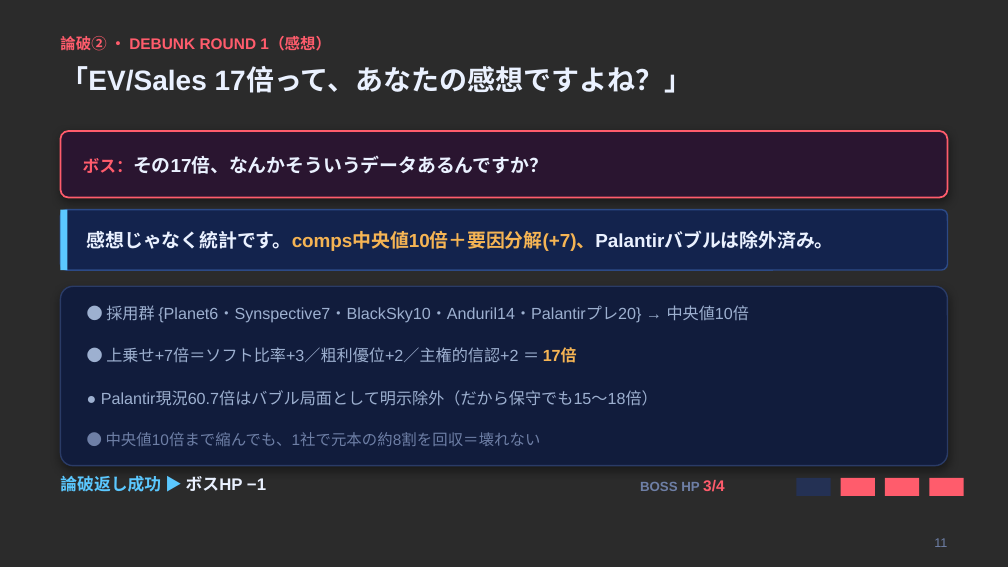
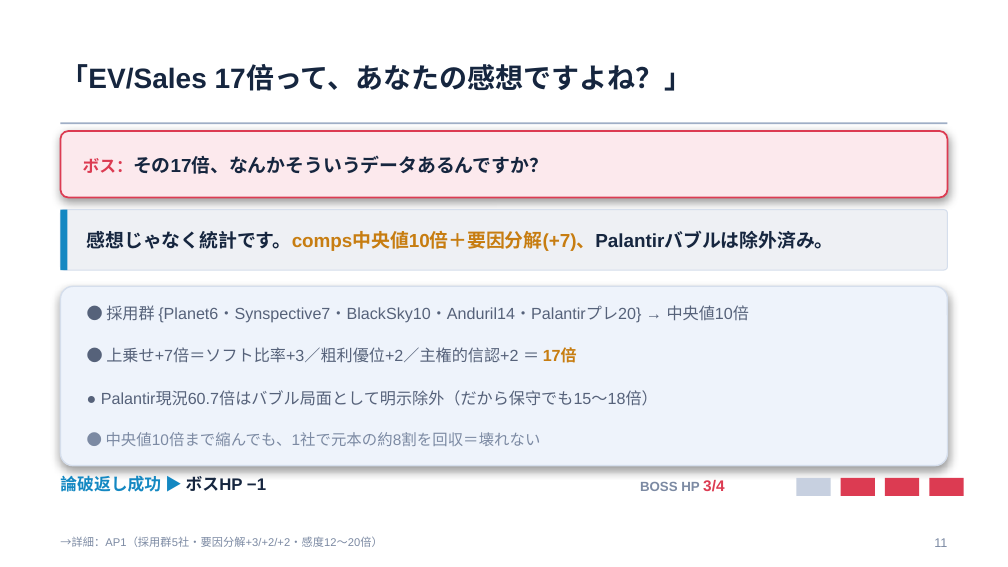
Before and after one commit to Hiroyuki-01/identity_academy_vc, a slide deck: slide 14 of outputs/05_発表スライド.pptx (slide 12 before the commit). Drawn at 1008x567 pixels with LibreOffice and Linux fonts; fonts in the diff are those of the drawing; background and template pictures are left out; a plain dark background stands for a picture behind light text. Boxes give left, top, right and bottom in pixels: in the first picture for what was removed or moved away, otherwise in the second. Text is boxed around its words. In the diff, an @@ line names an element or a change of style, - is before the commit and + after.

```diff
--- a/outputs/05_発表スライド.pptx
+++ b/outputs/05_発表スライド.pptx
@@ background picture (left out) to #FFFFFF @@
@@ text "「EV/Sales 17倍って、あなたの感想ですよね？」" at bbox=[60, 64, 692, 91]: text colour #EAF1FF to #16263F; vertical alignment top to middle @@
@@ text removed at bbox=[60, 36, 331, 51] @@
-論破② ・ DEBUNK ROUND 1（感想）
@@ rounded rectangle at bbox=[60, 131, 948, 198]: fill #2A1530 to #FCE9ED; outline #FF5C6C 1.25 pt to #DC3B52 1.25 pt @@
@@ rectangle added at bbox=[60, 123, 948, 125], fill #9FAEC6 @@
@@ text "ボス：その17倍、なんかそういうデータあるんですか？" at bbox=[83, 156, 548, 174]: text colour #FF5C6C to #DC3B52, text colour #EAF1FF to #16263F in "ボス：その17倍、なんかそういうデータあるんですか？" @@
@@ rounded rectangle at bbox=[60, 210, 948, 270]: fill #13234D to #EEF0F4; outline #2C4A86 1 pt to #D5DEEC 0.75 pt; proportions changed @@
@@ rectangle at bbox=[60, 210, 68, 270]: fill #5BC8FF to #1488C2 @@
@@ text "感想じゃなく統計です。comps中央値10倍＋要因分解(+7)、Palantirバブルは除外済み。" at bbox=[87, 230, 834, 251]: text colour #EAF1FF to #16263F, text colour #F5B454 to #C77D11 in "感想じゃなく統計です。comps中央値10倍＋要因分解(+7)、Palantirバブルは除外済み。" @@
@@ rounded rectangle at bbox=[60, 286, 948, 466]: fill #111C3C to #EEF3FB; outline #2A3B66 1 pt to #D5DEEC 1 pt @@
@@ text "● 採用群 {Planet6・Synspective7・BlackSky10・Anduril14・Palantirプレ2 ..." at bbox=[106, 305, 749, 323]: text colour #9DB0D0 to #56627A @@
@@ text "● 上乗せ+7倍＝ソフト比率+3／粗利優位+2／主権的信認+2 ＝ 17倍" at bbox=[106, 347, 577, 363]: text colour #9DB0D0 to #56627A; text colour #F5B454 to #C77D11 in "17倍" @@
@@ text "● Palantir現況60.7倍はバブル局面として明示除外（だから保守でも15〜18倍）" at bbox=[101, 391, 658, 406]: text colour #9DB0D0 to #56627A @@
@@ text "● 中央値10倍まで縮んでも、1社で元本の約8割を回収＝壊れない" at bbox=[106, 432, 541, 446]: text colour #6E7FA6 to #7C8AA3 @@
@@ text "論破返し成功 ▶ ボスHP −1" at bbox=[60, 475, 266, 492]: text colour #5BC8FF to #1488C2 in "論破返し成功 ▶"; text colour #EAF1FF to #16263F in "ボスHP −1" @@
@@ text "BOSS HP 3/4" at bbox=[640, 480, 724, 492]: text colour #6E7FA6 to #7C8AA3 in "BOSS HP"; text colour #FF5C6C to #DC3B52 in "3/4" @@
@@ rectangle at bbox=[796, 478, 831, 496]: fill #243154 to #C7D0E0 @@
@@ fill #FF5C6C to #DC3B52 in 3 elements at bbox=[841, 478, 875, 496], bbox=[885, 478, 919, 496], bbox=[929, 478, 964, 496] @@
@@ text added at bbox=[60, 536, 382, 547], 8 pt, text #7C8AA3 @@
+→詳細：AP1（採用群5社・要因分解+3/+2/+2・感度12〜20倍）
@@ text "11" at bbox=[934, 538, 947, 547]: text colour #6E7FA6 to #7C8AA3 @@
```
Also in this commit, not shown: 16 other slides changed, 11 slides added, 41 other files.
